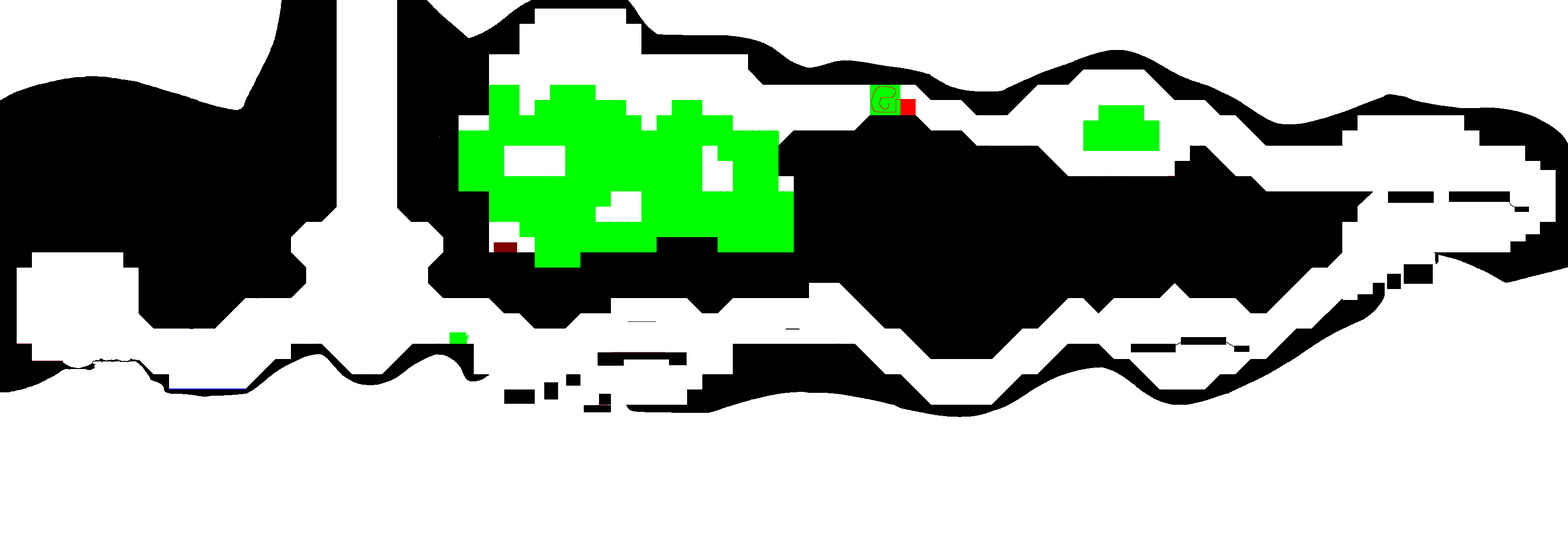
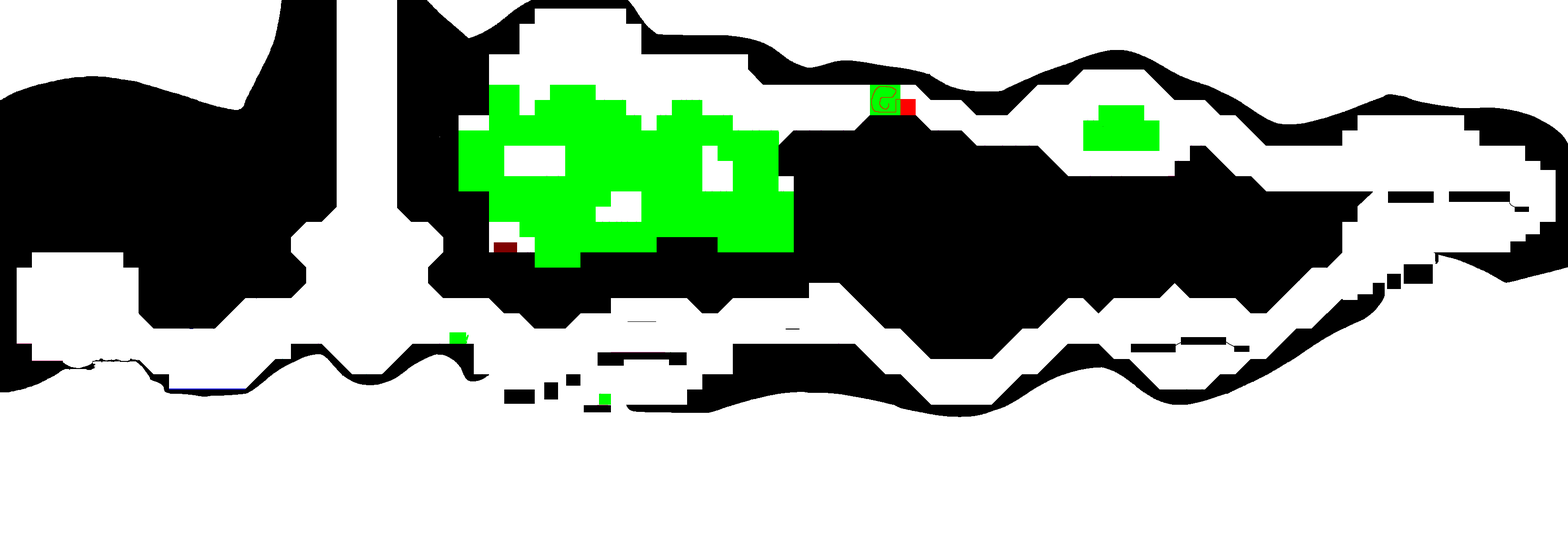
Layers edited between the first and the second 1568×549 image:
painted on "Calque 1" over [599, 126, 1203, 405]
